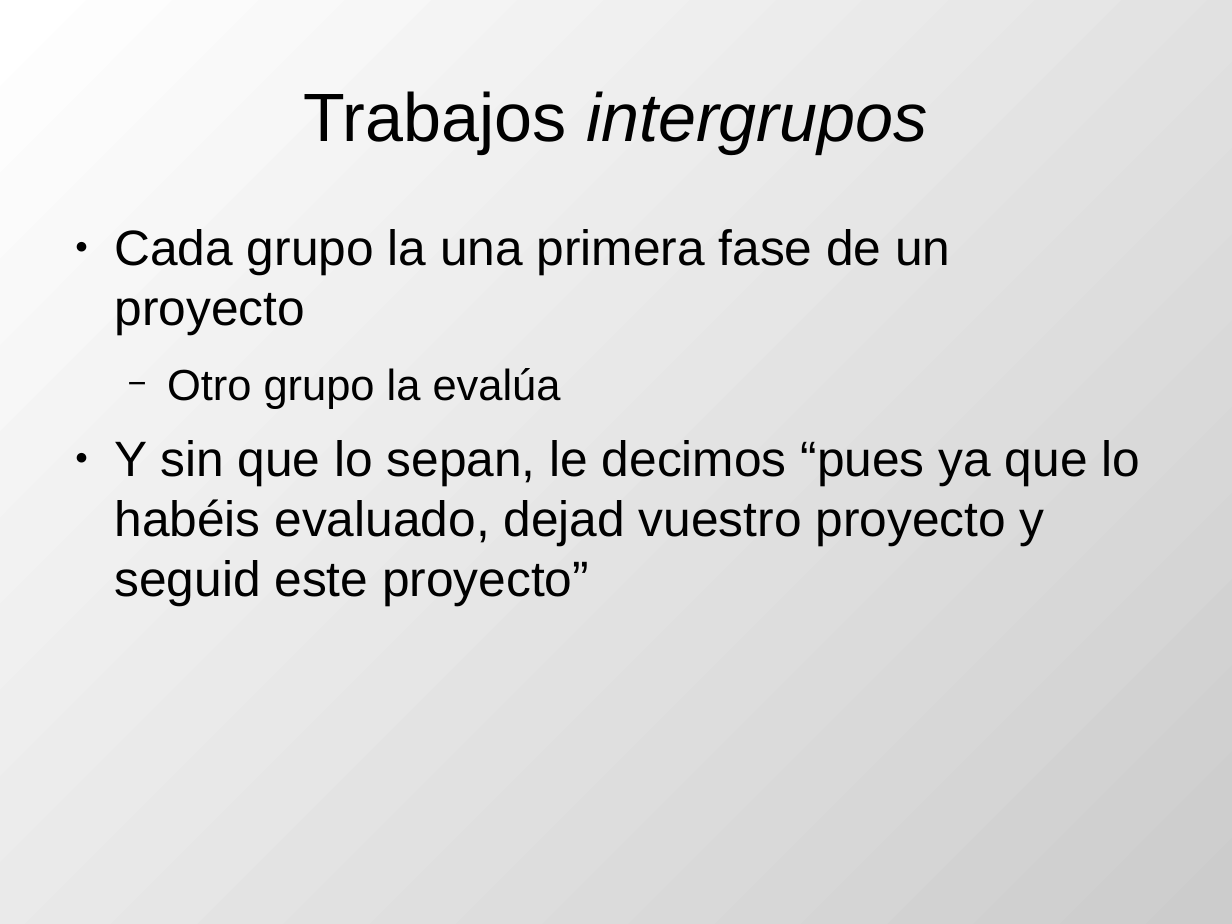
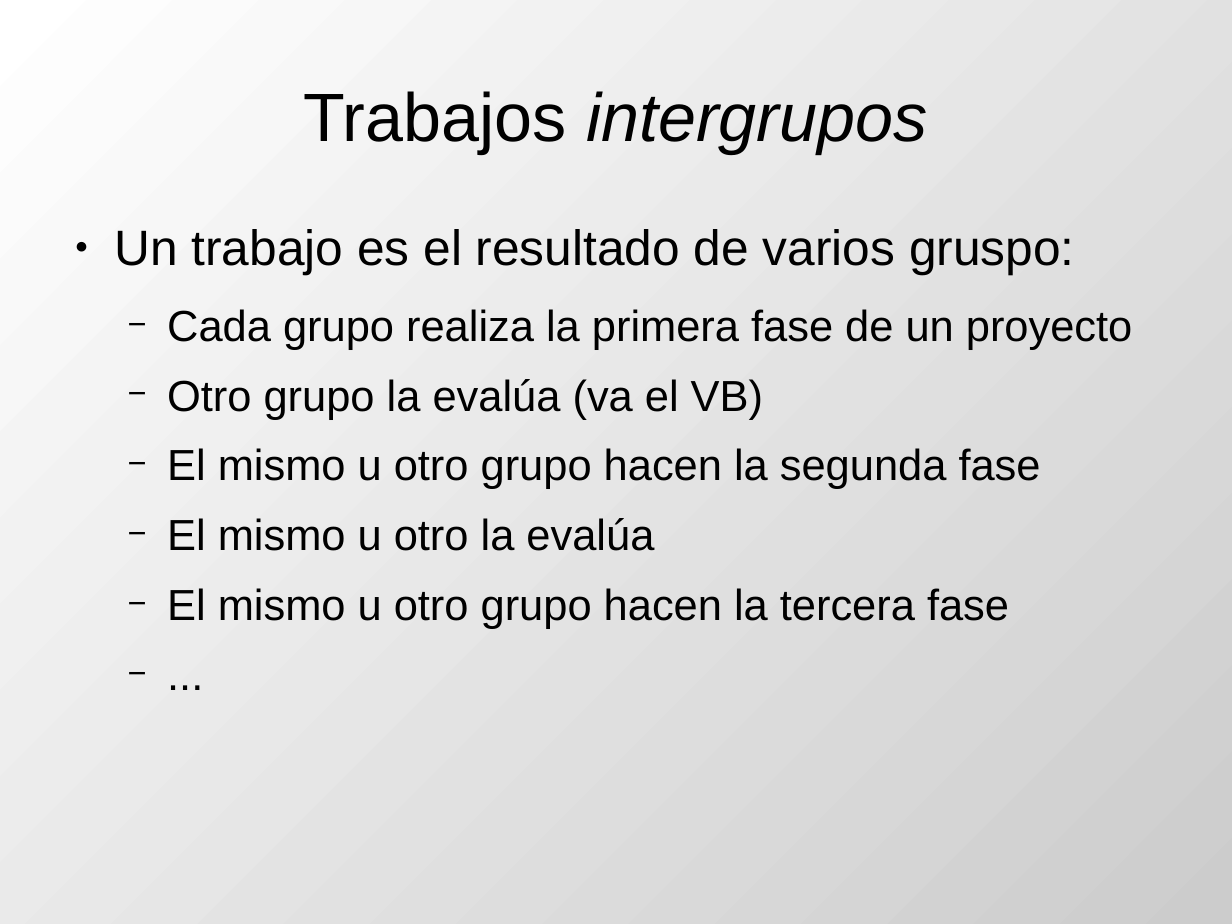
Before and after one commit to DrPantera/wikis4education, a slide deck: slide 10 of uca-2013_07/tema-2-WikisEnEducacion.odp (slide 13 before the commit). Drawn at 1232x924 pixels with LibreOffice and Linux fonts; fonts in the diff are those of the drawing. Boxes give left, top, right and bottom in pixels: in the first picture for what was removed or moved away, otherwise in the second. Text is boxed around its words. In the diff, an @@ line names an element or a change of style, - is before the commit and + after.

```diff
--- a/uca-2013_07/tema-2-WikisEnEducacion.odp
+++ b/uca-2013_07/tema-2-WikisEnEducacion.odp
@@ text at [114,229,1133,629]: text changed; size 32 to 28 pt @@
-● Cada grupo la una primera fase de un proyecto
-  − Otro grupo la evalúa
-● Y sin que lo sepan, le decimos “pues ya que lo habéis evaluado, dejad vuestro proyecto y seguid este proyecto”
+● Un trabajo es el resultado de varios gruspo:
+  − Cada grupo realiza la primera fase de un proyecto
+  − Otro grupo la evalúa (va el VB)
+  − El mismo u otro grupo hacen la segunda fase
+  − El mismo u otro la evalúa
+  − El mismo u otro grupo hacen la tercera fase
+  − ...
```
Also in this commit, not shown: 2 other slides changed, 7 slides added, 7 slides removed, 4 other files.
